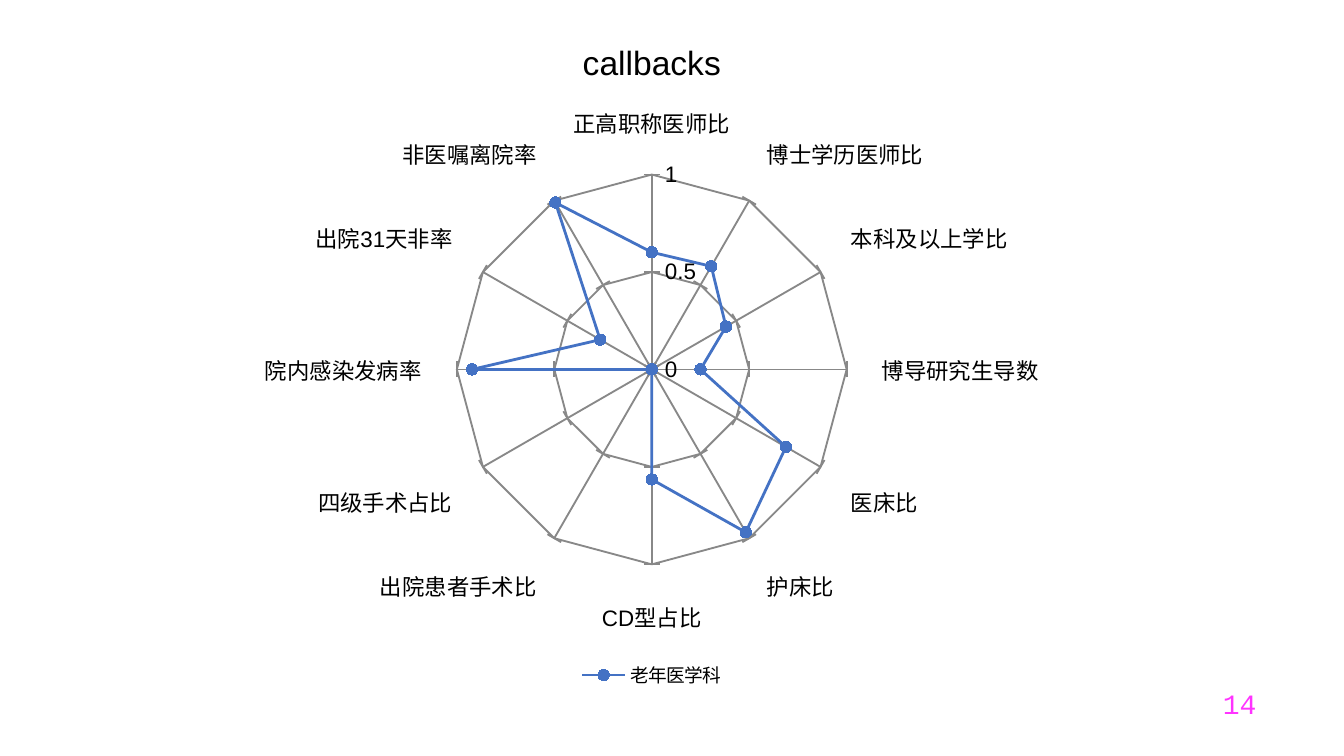
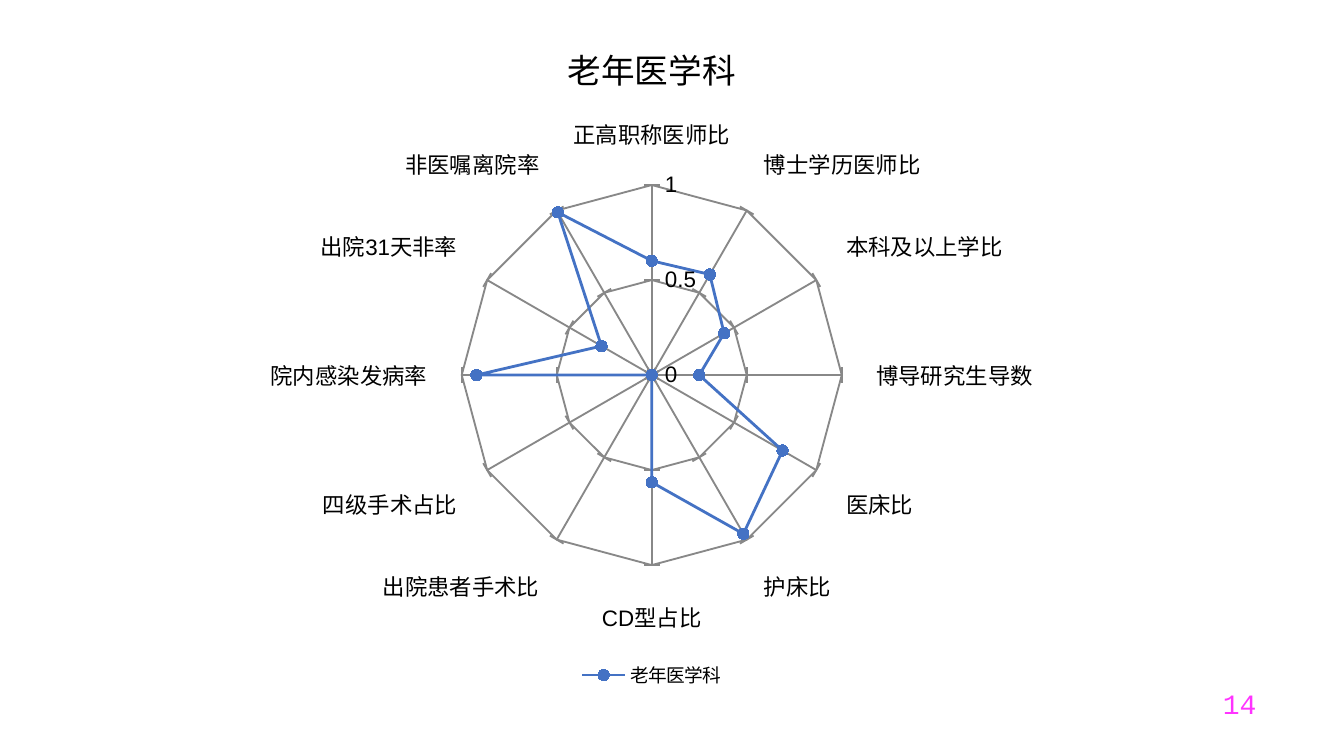
Before and after one commit to Tostig0916/hqcoffee, a slide deck: slide 14 of outputs/PPT/jsszyy.pptxgen.pptx. Drawn at 1344x756 pixels with LibreOffice and Linux fonts; fonts in the diff are those of the drawing. Boxes give left, top, right and bottom in pixels: in the first picture for what was removed or moved away, otherwise in the second. Text is boxed around its words. In the diff, an @@ line names an element or a change of style, - is before the commit and + after.

```diff
--- a/outputs/PPT/jsszyy.pptxgen.pptx
+++ b/outputs/PPT/jsszyy.pptxgen.pptx
@@ radar chart at (x1=13, y1=13, x2=1290, y2=694) @@
@@ title "callbacks" to "老年医学科" @@
```
Also in this commit, not shown: 36 other slides changed, 6 other files.
